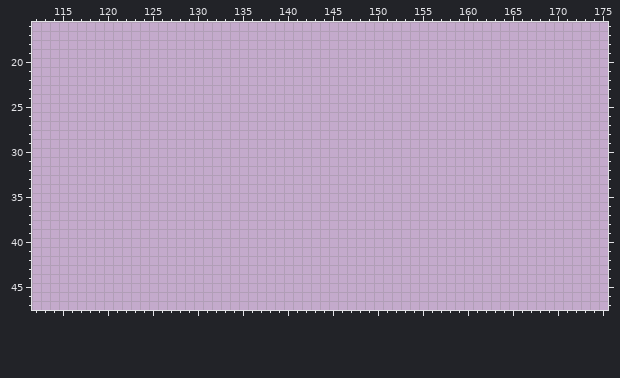
Two versions of one pixel-art file, img/stuccoWalls.ase. The first picture shows the starting point.
256x256 pixels, 1 frame. Colours within 5 levels of each other are drawn and written as one. Shown: x 112..175, y 16..47.
Visible layers, top first: "fg3", "fg2".
Palette (. is transparent): 
After the commit:
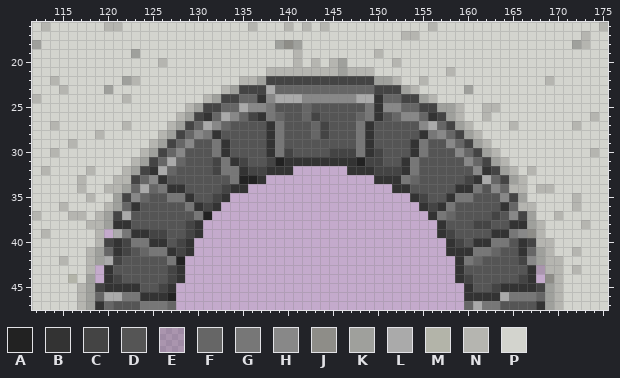
Colours new in this view: A #222222  B #333333  C #444444  D #555555  E #5956523f  F #666666  G #777777  H #888888  J #8e8d88  K #9fa09c  L #aaaaaa  M #b3b4a9  N #b5b5b0  P #d3d4ce
Log entry: link system: bug fixes, added linked wooden door for stucco house
The edit:
Changed rows in their new state; - is an unchanged pixel.
Layer "fg3":
first column x 112:
16 PNPPPPPPNNPPPPPPPPPPPPPPNPPPNPNPNPPPPPPPPPPPNPPPPPPPPPPPPPPPPPPN
17 PPPPPPPPPPPPPPPPPPPPPPPPPPPPPPPPPPPPPPPPPNNPPPPPPPPPPPPPPPPPPNPP
18 KPPPPPPPPPPPPPPPPPPPPPPPPPPKJKPPPPPPPPPPPPPPPPPPPPPPPPPPPPPPKNPP
19 PPPPPPPPPPPKPPPPPPPPPPPPPPPPPNPPPPPPPPNPPPPPPPPPPPPPPPPPPPPPPPPP
20 PPPPPPPPPPPPPPNPPPPPPPPPPPPPPNPNPNKPPPPPNPPPPPPPPPPPPPPPPPPPPPPP
21 PPPPPPPPPPPPPPPPPPPPPPPPPPNNNNNNNNKNNNPPPPPPPPNPPPPPPPPPPPPPPPPP
22 PPNPPPPPPPKNPPPPPPPPPPPNNKCCCCCCCCCCCCKKNPPNPPPPPPPPPPPPPNPPPPPP
23 PPPNPPPPKPPPPPPPPPPPPNKCCCLFFFFFFFFFFFCCCKNPPPPPKPPPPPPPPPPPPPPP
24 NPPPPPPPPPNPPPPPPPPNKCCFFBHLLLHHHHHHLLBFFCCKNPPPPPPPPPPPPPPPPPPP
25 PPPPPPPPPPPPPPPPPNKCCFFLHHGDDDFDDDDDDGBHHFFCCKKNPPNNPPPPPPPPPPPP
26 PPPPPPPPPPPPPPPPNKCBFLHFCBGFDDFCDDDDFGBDFHHFBCKNPPNPPPPPPPPPPPNP
27 PPNPPPPPPPNPPPPNKCFLHFDDDDBGDDDFCDDDGBDDDDDHLFCKNPPPPNPPPPPPNPPP
28 PPPPPPPNPPPPPPNKCFHGBDDDDDBGDDDFCDDDGBDDDDDBGHFCKNPPPPPPPPPPPPPP
29 PPPPNPPPPPPPPNKCFHDDGBDDDDBGDDDDDDDDGBDDDDBGDDHFCKNPPPPPPPPPPPPP
30 PPNPPPPPPPPPNKCFHDDDGBDDDDBGCDDDDCCCGBCDDDBGDDDHFCKNPPPPPPPPPPNP
31 PPPPPPPPPPPNKCFLFDDDCGBCDDCABBBBBBBBACCDDBGDDDDDHFCKNPPPPPPPPPPP
32 PNPPPPNPPPNKCBLFDDDDCGGBCCBBB------BBBCCCBGDDDDDDHBCKNPNPPPPPPPP
33 PPPPPNPPPNNCFHBDDDDDDDGAAB------------BBBGFDDDDDCBLFCKNPPPPPPPPP
34 PPPPPNPPNNKFLFGBBDDDDCBB----------------BBDDDDDBBGDHFNNPNNPPPPPP
35 PPPPPPNPPKCHFDDGGBDDCB--------------------BCDDBGGDDDHCKPPPPPNPPP
36 PPPNPPPPNKFBDDDDDGBCB----------------------BCBGDDDDDBFNNPPPPNPPP
37 NPPPNNPNKCLDDDDDDDGA------------------------BGFDDDDCDHCKPPNPPPPP
38 PPPPPPNNKBBDDDDDDCB--------------------------BDDDCCDDBBKNPPPPNPP
39 PNPPPPPN-LGBBCCDDCB--------------------------BCDDDDBBGHJNPPPPPPP
40 PPPPPPPNCBCGGBBDCB----------------------------BCDBBGGDBCNNPPPPPP
41 PPPPPPNKFBCDFGGBCB----------------------------BBBGGFDDBFKNPPNPPP
42 PPPNPPNKLCDDDDDGA------------------------------BGFDDDDCHKNNPPPPP
43 PPPPPPN-BDDDDDDCB------------------------------BDDDDDDDBENNPNPPP
44 PPPPMPK-BCDDDDDCB------------------------------BCDDDDDCB-JNPPPPP
45 PPPPPNKCBBBBDDCB--------------------------------BDDCBBBBCKNPPPPP
46 PPPPPNKFLLGGBBBA--------------------------------BBBBLGGGFKNPPPPP
47 PPPPPNKBFDDDGGGF--------------------------------FLGGDDDDBKNPPPPP
Where, in picture pixels (left, top, right, bottom), the same in both pictures:
added: (32, 22, 608, 310)
